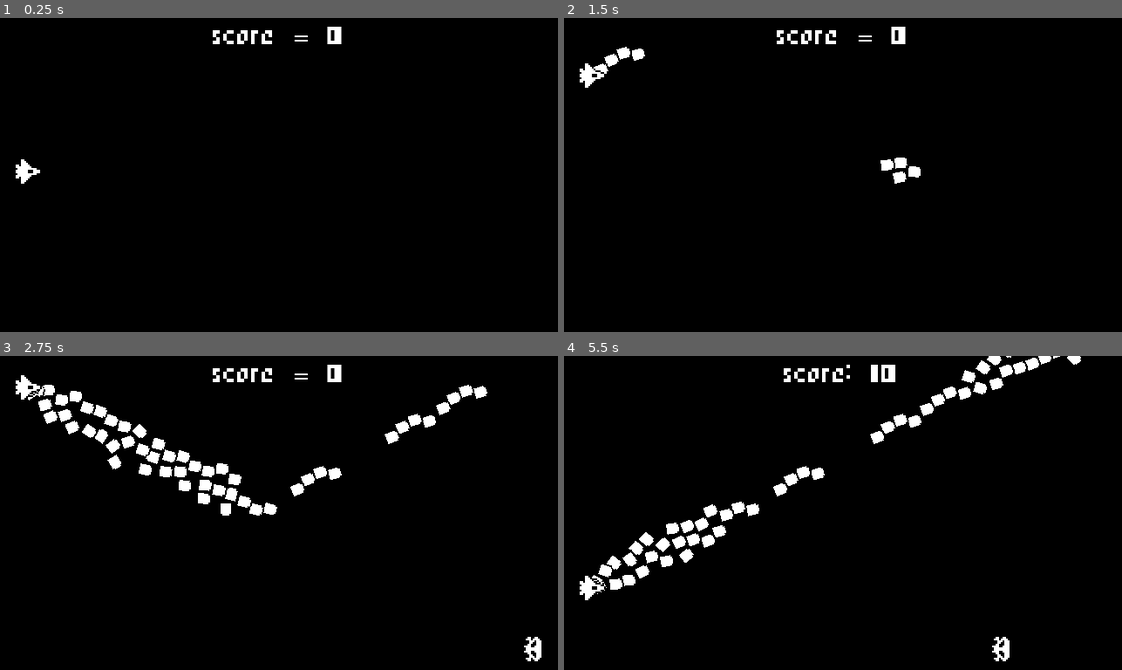
Above: before the commit, frames 1-4 (two rows, left to right).
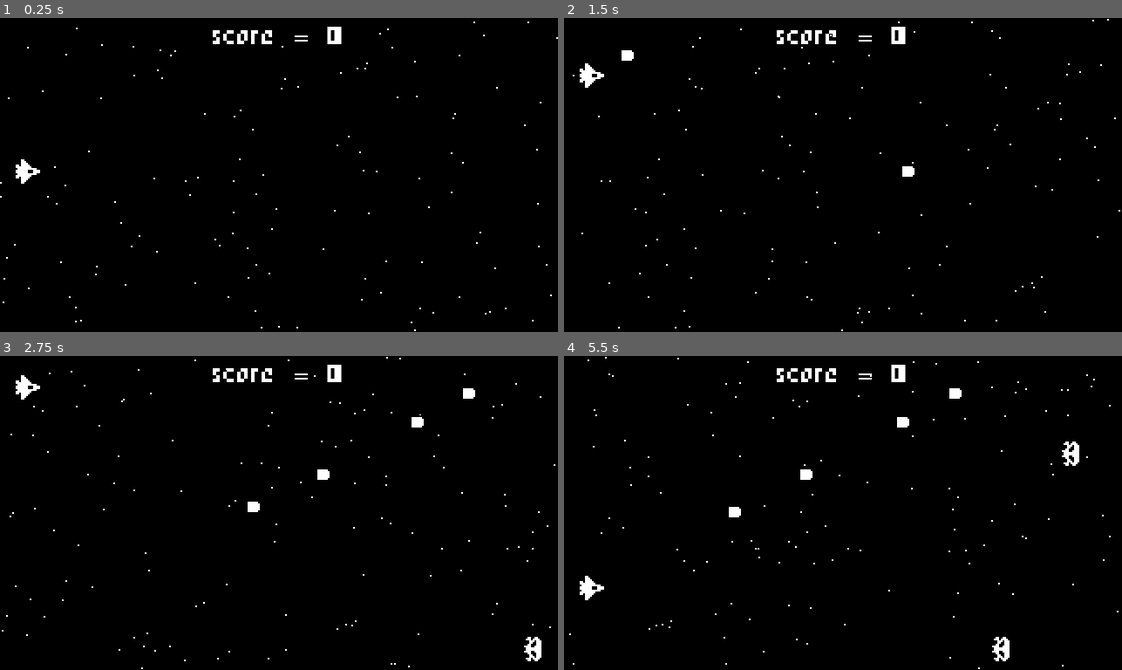
Above: after the commit, the same moments.

Repository: pahool/1bitgodot
Game: Godot game, scene res://world.tscn
Same seed, same stepped clock (60 frames per second), same inputs: the game is played once before the commit and once after it.
Inputs:
- Up to frame 1 (0.25 s): no input
- Up to frame 2 (1.5 s): tap Enter (ui_accept) at 0.5, 1.35 s; hold Up (ui_up) 0.53-1.28 s; hold Enter (ui_accept) 0.53-1.28 s; hold Down (ui_down) from 1.28 s (still down)
- Up to frame 3 (2.75 s): tap Enter (ui_accept) at 1.52, 1.82 s; release Down (ui_down) at 2.03 s; hold Up (ui_up) from 2.03 s (still down); hold Enter (ui_accept) from 2.03 s (still down)
- Up to frame 4 (5.5 s): release Enter (ui_accept) at 2.78 s; tap Enter (ui_accept) at 2.85, 3.02, 3.32, 4.35, 4.52, 4.82 s; release Up (ui_up) at 3.53 s; hold Enter (ui_accept) 3.53-4.28 s; hold Down (ui_down) from 3.53 s (still down); hold Enter (ui_accept) from 5.03 s (still down)

The runs differ from the first frame. In frame 1, 0.2% of the frame differs, in the area x 0-100%, y 1-100%; in frame 2, 0.7%; in frame 3, 3.6%; in frame 4, 4.0%, in the area x 0-100%, y 0-100%.

Commit message:
adds sound effects and effect creator

Diff:
--- /dev/null
+++ b/Space Shooter/default_bus_layout.tres
@@ -0,0 +1,9 @@
+[gd_resource type="AudioBusLayout" load_steps=2 format=3 uid="uid://dqsx87xfv8leu"]
+
+[sub_resource type="AudioEffectPhaser" id="AudioEffectPhaser_sp5sp"]
+resource_name = "Phaser"
+
+[resource]
+bus/0/mute = true
+bus/0/effect/0/effect = SubResource("AudioEffectPhaser_sp5sp")
+bus/0/effect/0/enabled = false
--- /dev/null
+++ b/Space Shooter/effect_creator.gd
@@ -0,0 +1,15 @@
+extends Node2D
+
+@export var EFFECT_SCENE : PackedScene
+
+var height = ProjectSettings.get_setting("display/window/size/viewport_height")
+var width = ProjectSettings.get_setting("display/window/size/viewport_width")
+
+func _exit_tree():
+	if not EFFECT_SCENE is PackedScene: return
+	if global_position.x < 0 or global_position.x > width: return
+	if global_position.y < 0 or global_position.y > height: return
+	var world = get_tree().current_scene
+	var effect = EFFECT_SCENE.instantiate()
+	world.add_child.call_deferred(effect)
+	effect.global_position = global_position
--- /dev/null
+++ b/Space Shooter/effect_creator.tscn
@@ -0,0 +1,8 @@
+[gd_scene load_steps=3 format=3 uid="uid://c74qo288xigtk"]
+
+[ext_resource type="Script" path="res://effect_creator.gd" id="1_565d0"]
+[ext_resource type="PackedScene" uid="uid://dtdpy33ra03ca" path="res://explosion_effect.tscn" id="2_3e0fa"]
+
+[node name="EffectCreator" type="Node2D"]
+script = ExtResource("1_565d0")
+EFFECT_SCENE = ExtResource("2_3e0fa")
--- a/Space Shooter/enemy.tscn
+++ b/Space Shooter/enemy.tscn
@@ -2,7 +2,7 @@
 
 [ext_resource type="Script" path="res://Enemy.gd" id="1_8hofb"]
 [ext_resource type="Texture2D" uid="uid://nkg1yil70383" path="res://assets/enemy.png" id="2_rtdf8"]
-[ext_resource type="PackedScene" uid="uid://c74qo288xigtk" path="res://explosion_creator.tscn" id="3_akes7"]
+[ext_resource type="PackedScene" uid="uid://c74qo288xigtk" path="res://effect_creator.tscn" id="3_akes7"]
 
 [node name="Enemy" type="Area2D"]
 script = ExtResource("1_8hofb")
@@ -17,7 +17,7 @@
 position = Vector2(2.68221e-07, 1)
 scale = Vector2(0.5, 0.6)
 
-[node name="ExplosionCreator" parent="." instance=ExtResource("3_akes7")]
+[node name="EffectCreator" parent="." instance=ExtResource("3_akes7")]
 
 [connection signal="body_entered" from="." to="." method="_on_body_entered"]
 [connection signal="screen_exited" from="VisibleOnScreenNotifier2D" to="." method="_on_visible_on_screen_notifier_2d_screen_exited"]
--- a/Space Shooter/explosion_creator.gd
+++ /dev/null
@@ -1,9 +0,0 @@
-extends Node2D
-
-const EXPLOSION_EFFECT_SCENE = preload("res://explosion_effect.tscn")
-
-func _exit_tree():
-	var world = get_tree().current_scene
-	var explosion_effect = EXPLOSION_EFFECT_SCENE.instantiate()
-	world.add_child.call_deferred(explosion_effect)
-	explosion_effect.global_position = global_position
--- a/Space Shooter/explosion_creator.tscn
+++ /dev/null
@@ -1,6 +0,0 @@
-[gd_scene load_steps=2 format=3 uid="uid://c74qo288xigtk"]
-
-[ext_resource type="Script" path="res://explosion_creator.gd" id="1_3xx3a"]
-
-[node name="ExplosionCreator" type="Node2D"]
-script = ExtResource("1_3xx3a")
--- a/Space Shooter/explosion_effect.tscn
+++ b/Space Shooter/explosion_effect.tscn
@@ -1,6 +1,7 @@
-[gd_scene load_steps=5 format=3 uid="uid://dtdpy33ra03ca"]
+[gd_scene load_steps=6 format=3 uid="uid://dtdpy33ra03ca"]
 
 [ext_resource type="Texture2D" uid="uid://c1psd5g4byyv" path="res://assets/explosion.png" id="1_it4ny"]
+[ext_resource type="AudioStream" uid="uid://d3bk0j83utunt" path="res://assets/explosion_sound.wav" id="2_guxqx"]
 
 [sub_resource type="Animation" id="Animation_om5gx"]
 length = 0.001
@@ -62,3 +63,7 @@
 libraries = {
 "": SubResource("AnimationLibrary_ng3dh")
 }
+
+[node name="AudioStreamPlayer" type="AudioStreamPlayer" parent="."]
+stream = ExtResource("2_guxqx")
+autoplay = true
--- a/Space Shooter/hit_effect.tscn
+++ b/Space Shooter/hit_effect.tscn
@@ -1,6 +1,7 @@
-[gd_scene load_steps=3 format=3 uid="uid://bs4gj6xfhsa3i"]
+[gd_scene load_steps=4 format=3 uid="uid://bs4gj6xfhsa3i"]
 
 [ext_resource type="Script" path="res://HitEffect.gd" id="1_ljmqw"]
+[ext_resource type="AudioStream" uid="uid://dlxsjseefe63i" path="res://assets/hit_sound.wav" id="2_3b82p"]
 
 [sub_resource type="Gradient" id="Gradient_kw2fs"]
 offsets = PackedFloat32Array(0.803493, 1)
@@ -24,4 +25,8 @@
 [node name="Timer" type="Timer" parent="."]
 wait_time = 0.5
 
+[node name="AudioStreamPlayer" type="AudioStreamPlayer" parent="."]
+stream = ExtResource("2_3b82p")
+autoplay = true
+
 [connection signal="timeout" from="Timer" to="." method="_on_timer_timeout"]
--- a/Space Shooter/laser.tscn
+++ b/Space Shooter/laser.tscn
@@ -1,7 +1,9 @@
-[gd_scene load_steps=4 format=3 uid="uid://cttqkc13k4sdg"]
+[gd_scene load_steps=6 format=3 uid="uid://cttqkc13k4sdg"]
 
 [ext_resource type="Texture2D" uid="uid://bu5kv5ssgv0ed" path="res://assets/laser.png" id="1_ml1xr"]
-[ext_resource type="PackedScene" uid="uid://c74qo288xigtk" path="res://explosion_creator.tscn" id="2_m635v"]
+[ext_resource type="PackedScene" uid="uid://c74qo288xigtk" path="res://effect_creator.tscn" id="2_m635v"]
+[ext_resource type="PackedScene" uid="uid://bs4gj6xfhsa3i" path="res://hit_effect.tscn" id="3_nasrw"]
+[ext_resource type="AudioStream" uid="uid://s1khrnsw3s15" path="res://assets/laser_sound.wav" id="4_cjpng"]
 
 [sub_resource type="RectangleShape2D" id="RectangleShape2D_tye0l"]
 size = Vector2(8, 8)
@@ -21,5 +23,10 @@
 scale = Vector2(0.4, 0.4)
 
 [node name="EffectCreator" parent="." instance=ExtResource("2_m635v")]
+EFFECT_SCENE = ExtResource("3_nasrw")
+
+[node name="AudioStreamPlayer" type="AudioStreamPlayer" parent="."]
+stream = ExtResource("4_cjpng")
+autoplay = true
 
 [connection signal="screen_exited" from="VisibleOnScreenNotifier2D" to="." method="queue_free"]
--- a/Space Shooter/ship.gd
+++ b/Space Shooter/ship.gd
@@ -9,7 +9,7 @@
 		position.y -= speed * delta
 	if Input.is_action_pressed("ui_down"):
 		position.y += speed * delta
-	if Input.is_action_pressed("ui_accept"):
+	if Input.is_action_just_pressed("ui_accept"):
 		var laser = LASER_SCENE.instantiate()
 		var world = get_tree().current_scene
 		world.add_child(laser)
--- a/Space Shooter/ship.tscn
+++ b/Space Shooter/ship.tscn
@@ -2,7 +2,7 @@
 
 [ext_resource type="Texture2D" uid="uid://cw5m2v8k0pn3g" path="res://assets/ship.png" id="1_5p8sa"]
 [ext_resource type="Script" path="res://ship.gd" id="1_n6ur3"]
-[ext_resource type="PackedScene" uid="uid://c74qo288xigtk" path="res://explosion_creator.tscn" id="3_ofjuw"]
+[ext_resource type="PackedScene" uid="uid://c74qo288xigtk" path="res://effect_creator.tscn" id="3_ofjuw"]
 
 [node name="Ship" type="Area2D"]
 z_index = 5
--- a/Space Shooter/world.tscn
+++ b/Space Shooter/world.tscn
@@ -25,6 +25,7 @@
 position = Vector2(320, 0)
 
 [node name="ScoreLabel" type="Label" parent="."]
+z_index = 2
 offset_left = 96.0
 offset_right = 224.0
 offset_bottom = 23.0
@@ -34,7 +35,6 @@
 vertical_alignment = 1
 
 [node name="StarParticles" type="CPUParticles2D" parent="."]
-visible = false
 position = Vector2(320, 90)
 amount = 200
 lifetime = 7.0
